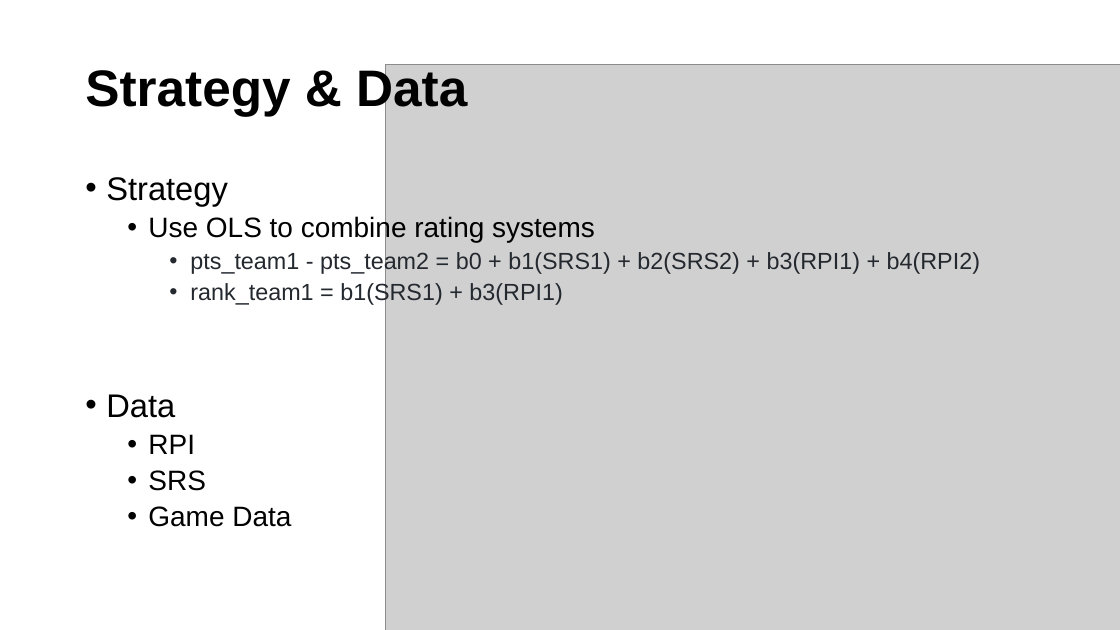
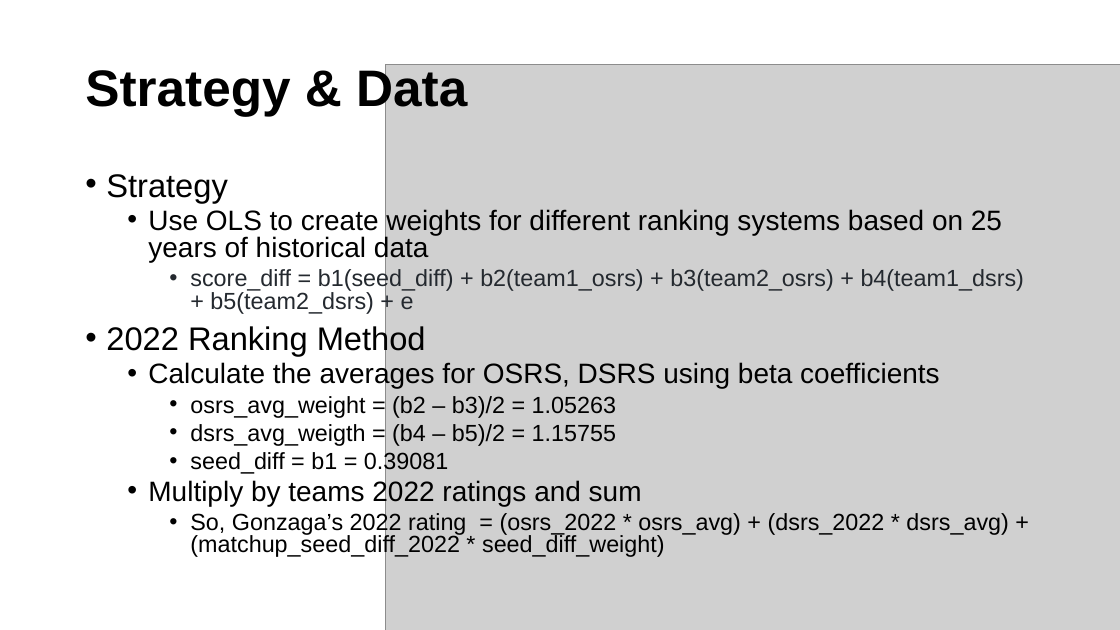
Before and after one commit to afifmazhar/ncaa_rankings, a slide deck: slide 2 of Visual/draft_presentation.pptx. Drawn at 1120x630 pixels with LibreOffice and Linux fonts; fonts in the diff are those of the drawing; grey boxes stand for pictures. Boxes give left, top, right and bottom in pixels: in the first picture for what was removed or moved away, otherwise in the second. Text is boxed around its words. In the diff, an @@ line names an element or a change of style, - is before the commit and + after.

```diff
--- a/Visual/draft_presentation.pptx
+++ b/Visual/draft_presentation.pptx
@@ text at box(106, 174, 227, 202): line spacing 0.9 to 0.8 @@
@@ text at box(106, 209, 1025, 558): text changed; text colour #24292F to #000000 @@
-  • Use OLS to combine rating systems
-    • pts_team1 - pts_team2 = b0 + b1(SRS1) + b2(SRS2) + b3(RPI1) + b4(RPI2)
-    • rank_team1 = b1(SRS1) + b3(RPI1)
-• Data
-  • RPI
-  • SRS
-  • Game Data
+  • Use OLS to create weights for different ranking systems based on 25 years of historical data
+    • score_diff = b1(seed_diff) + b2(team1_osrs) + b3(team2_osrs) + b4(team1_dsrs) + b5(team2_dsrs) + e
+• 2022 Ranking Method
+  • Calculate the averages for OSRS, DSRS using beta coefficients
+    • osrs_avg_weight = (b2 – b3)/2 = 1.05263
+    • dsrs_avg_weigth = (b4 – b5)/2 = 1.15755
+    • seed_diff = b1 = 0.39081
+  • Multiply by teams 2022 ratings and sum
+    • So, Gonzaga’s 2022 rating = (osrs_2022 * osrs_avg) + (dsrs_2022 * dsrs_avg) + (matchup_seed_diff_2022 * seed_diff_weight)
```
Also in this commit, not shown: 3 other slides changed, 1 slide removed, 9 other files.
